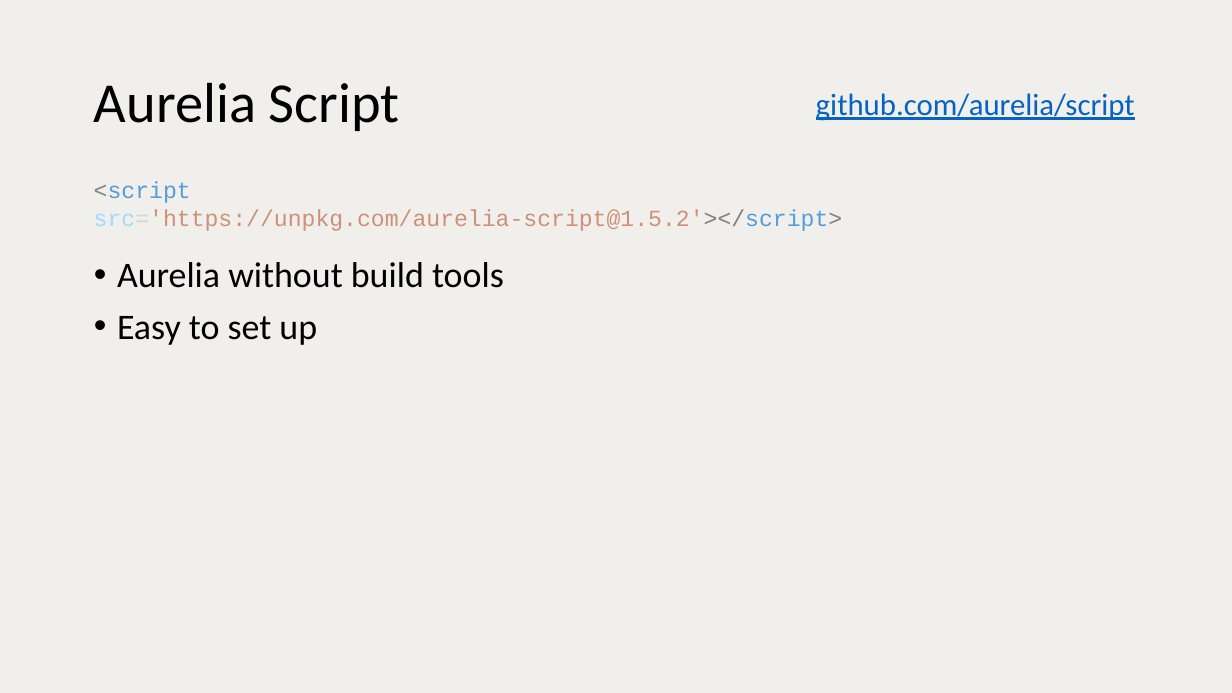
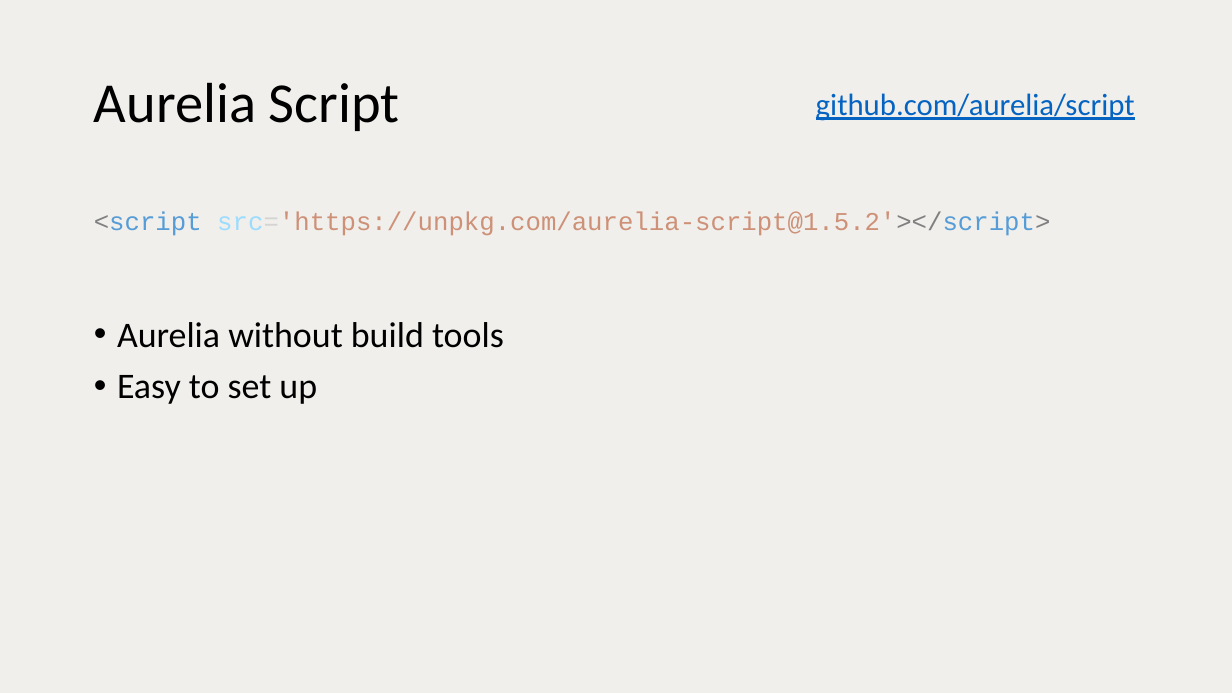
Before and after one commit to vuorinem/ADNUGTalk, a slide deck: slide 19 of Aurelia.pptm. Drawn at 1232x693 pixels with LibreOffice and Linux fonts; fonts in the diff are those of the drawing. Boxes give left, top, right and bottom in pixels: in the first picture for what was removed or moved away, otherwise in the second. Text is boxed around its words. In the diff, an @@ line names an element or a change of style, - is before the commit and + after.

```diff
--- a/Aurelia.pptm
+++ b/Aurelia.pptm
@@ text "<script src='https://unpkg.com/aurelia-script@1.5.2'></scrip ...": place and size @@
-text "<script src='https://unpkg.com/aurelia-script@1.5.2'></scrip ..." at box(94, 181, 843, 231)
+text "<script src='https://unpkg.com/aurelia-script@1.5.2'></scrip ..." at box(94, 212, 1050, 236)
@@ text "<script src='https://unpkg.com/aurelia-script@1.5.2'></scrip ..." at box(94, 212, 1050, 236): size 18 to 20 pt @@
@@ text "Aurelia without build tools": place and size @@
-text "Aurelia without build tools" at box(117, 262, 504, 345)
+text "Aurelia without build tools" at box(117, 322, 504, 404)
```
Also in this commit, not shown: 9 other slides changed, 1 slide added, 1 slide removed.
